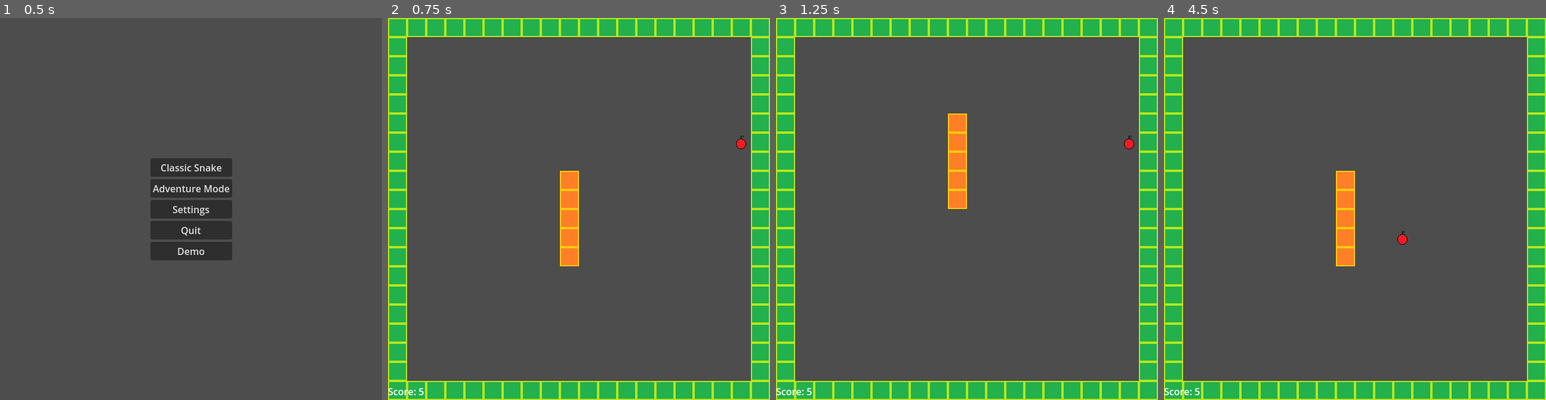
Above: before the commit, frames 1-4 (left to right).
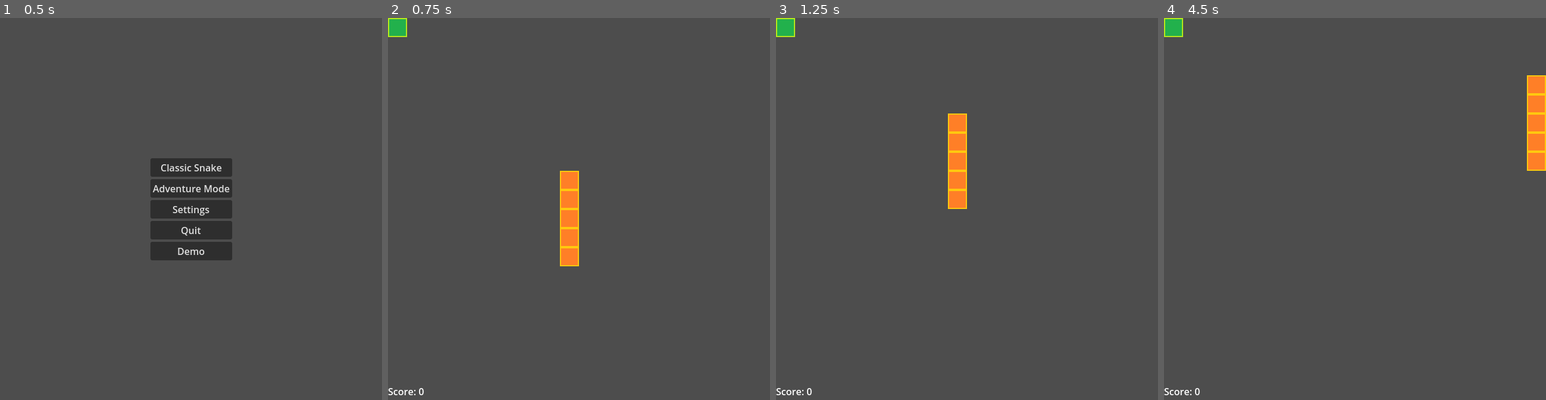
Above: after the commit, the same moments.

Repository: sethbabauta/snake-run
Game: Godot game, scene res://Scenes/menu.tscn
Same seed, same stepped clock (60 frames per second), same inputs: the game is played once before the commit and once after it.
Inputs (mouse positions are in pixels of both pictures, inside the frame that each line leads up to):
- Up to frame 1 (0.5 s): no input
- Up to frame 2 (0.75 s): click "Classic Snake" at 0.5 s
- Up to frame 3 (1.25 s): no input
- Up to frame 4 (4.5 s): hold D (turn_right) 1.28-2.03 s; hold S (turn_down) 2.03-2.78 s; hold D (turn_right) 2.78-3.53 s; hold W (turn_up) 3.53-4.25 s; click (1355, 212) at 4.25 s, where only the run before the commit has a clickable "Play Again"

Frame 1 is identical in both runs. In frame 2, 19% of the frame differs, in the area x 0-100%, y 0-100%; in frame 3, 19%; in frame 4, 20%.
Error after the commit: Cannot call method 'get_node' on a null value. (res://Scripts/main.gd:15)

Commit message:
add follow camera scene
putting camera on hold for now

Diff:
--- a/Scenes/adventure.tscn
+++ b/Scenes/adventure.tscn
@@ -10,9 +10,8 @@
 adventure_death_screen = "res://Scenes/adventure_death_screen.tscn"
 main_node = NodePath("Main")
 
-[node name="Main" type="Node" parent="." node_paths=PackedStringArray("query_area", "gamemode_node")]
+[node name="Main" type="Node" parent="." node_paths=PackedStringArray("gamemode_node")]
 script = ExtResource("2_qgmaq")
-query_area = NodePath("../Camera2D/CollisionQuery")
 gamemode_node = NodePath("..")
 
 [node name="Timer" type="Timer" parent="."]
--- a/Scenes/classic.tscn
+++ b/Scenes/classic.tscn
@@ -10,9 +10,8 @@
 classic_death_screen = "res://Scenes/classic_death_screen.tscn"
 main_node = NodePath("Main")
 
-[node name="Main" type="Node" parent="." node_paths=PackedStringArray("query_area", "gamemode_node")]
+[node name="Main" type="Node" parent="." node_paths=PackedStringArray("gamemode_node")]
 script = ExtResource("1_uov1u")
-query_area = NodePath("../Camera2D/CollisionQuery")
 gamemode_node = NodePath("..")
 
 [node name="Timer" type="Timer" parent="."]
--- a/Scenes/demo.tscn
+++ b/Scenes/demo.tscn
@@ -1,10 +1,8 @@
-[gd_scene load_steps=6 format=3 uid="uid://4bsu0cbbp4e1"]
+[gd_scene load_steps=4 format=3 uid="uid://4bsu0cbbp4e1"]
 
 [ext_resource type="Script" path="res://Scripts/demo.gd" id="1_p3bi1"]
 [ext_resource type="Script" path="res://Scripts/main.gd" id="2_0sktt"]
-[ext_resource type="PackedScene" uid="uid://cldb30o8i8473" path="res://Scenes/collision_query.tscn" id="3_8feav"]
-[ext_resource type="Script" path="res://Scripts/adventure_camera.gd" id="3_xs6il"]
-[ext_resource type="PackedScene" uid="uid://2esaq6uvofnq" path="res://Scenes/game_ui.tscn" id="4_rj712"]
+[ext_resource type="PackedScene" uid="uid://wlhnyhesiauy" path="res://Scenes/follow_camera.tscn" id="3_hgows"]
 
 [node name="Demo" type="Node" node_paths=PackedStringArray("main_node", "demo_label")]
 script = ExtResource("1_p3bi1")
@@ -12,26 +10,18 @@
 main_node = NodePath("Main")
 demo_label = NodePath("VBoxContainer/Label")
 
-[node name="Main" type="Node" parent="." node_paths=PackedStringArray("query_area", "gamemode_node")]
+[node name="Main" type="Node" parent="." node_paths=PackedStringArray("follow_camera", "gamemode_node")]
 script = ExtResource("2_0sktt")
-query_area = NodePath("../Camera2D/CollisionQuery")
+follow_camera = NodePath("../FollowCamera")
 gamemode_node = NodePath("..")
 
 [node name="Timer" type="Timer" parent="."]
 wait_time = 0.15
 autostart = true
 
-[node name="Camera2D" type="Camera2D" parent="." node_paths=PackedStringArray("main_node", "gamemode_node")]
-position = Vector2(320, 320)
-script = ExtResource("3_xs6il")
+[node name="FollowCamera" parent="." node_paths=PackedStringArray("main_node", "gamemode_node") instance=ExtResource("3_hgows")]
 main_node = NodePath("../Main")
 gamemode_node = NodePath("..")
-
-[node name="CollisionQuery" parent="Camera2D" instance=ExtResource("3_8feav")]
-
-[node name="GameUI" parent="." instance=ExtResource("4_rj712")]
-size_flags_horizontal = 4
-size_flags_vertical = 4
 
 [node name="VBoxContainer" type="VBoxContainer" parent="."]
 offset_right = 365.0
@@ -48,5 +38,5 @@
 
 [connection signal="timeout" from="Timer" to="." method="_on_timer_timeout"]
 [connection signal="timeout" from="Timer" to="Main" method="_on_timer_timeout"]
-[connection signal="timeout" from="Timer" to="Camera2D" method="_on_timer_timeout"]
+[connection signal="timeout" from="Timer" to="FollowCamera" method="_on_timer_timeout"]
 [connection signal="pressed" from="VBoxContainer/Button" to="." method="_on_button_pressed"]
--- /dev/null
+++ b/Scenes/follow_camera.tscn
@@ -0,0 +1,24 @@
+[gd_scene load_steps=4 format=3 uid="uid://wlhnyhesiauy"]
+
+[ext_resource type="Script" path="res://Scripts/adventure_camera.gd" id="1_43pfi"]
+[ext_resource type="PackedScene" uid="uid://cldb30o8i8473" path="res://Scenes/collision_query.tscn" id="2_3jvgn"]
+[ext_resource type="PackedScene" uid="uid://2esaq6uvofnq" path="res://Scenes/game_ui.tscn" id="3_0vc6i"]
+
+[node name="Camera2D" type="Camera2D"]
+position = Vector2(320, 320)
+script = ExtResource("1_43pfi")
+
+[node name="CollisionQuery" parent="." instance=ExtResource("2_3jvgn")]
+
+[node name="GameUI" parent="." instance=ExtResource("3_0vc6i")]
+anchors_preset = 8
+anchor_left = 0.5
+anchor_top = 0.5
+anchor_right = 0.5
+anchor_bottom = 0.5
+offset_left = -320.0
+offset_top = -320.0
+offset_right = 320.0
+offset_bottom = 320.0
+size_flags_horizontal = 4
+size_flags_vertical = 8
--- a/Scripts/adventure_camera.gd
+++ b/Scripts/adventure_camera.gd
@@ -3,6 +3,7 @@
 @export var main_node: Main
 @export var gamemode_node: Node
 var player_head: GameEngine.GameObject
+
 
 func _ready() -> void:
 	gamemode_node.GAME_START.connect(_on_game_start)
@@ -13,4 +14,5 @@
 
 
 func _on_timer_timeout() -> void:
-	self.global_position = player_head.physics_body.global_position
+	pass
+	#self.global_position = player_head.physics_body.global_position
--- a/Scripts/main.gd
+++ b/Scripts/main.gd
@@ -1,17 +1,18 @@
 class_name Main extends Node
 
-@export var query_area: Area2D
+@export var follow_camera: Camera2D
 @export var gamemode_node: Node
 
 var game_object_factory: GameEngine.GameObjectFactory
 var max_simple_size: Vector2
-
+var query_area: Area2D
 
 func _init() -> void:
 	self.game_object_factory = GameEngine.GameObjectFactory.new()
 
 
 func _ready() -> void:
+	self.query_area = follow_camera.get_node("CollisionQuery")
 	ScoreKeeper.set_score(gamemode_node.START_LENGTH)
 	self.max_simple_size = (
 			get_viewport().get_visible_rect().size / Settings.BASE_MOVE_SPEED
